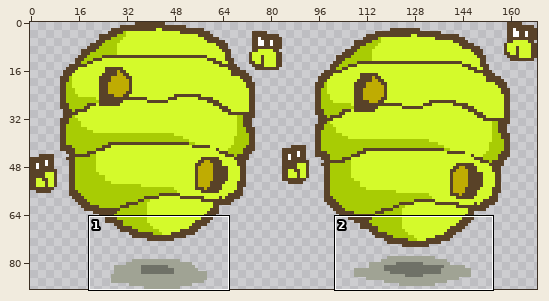
Two versions of one sprite sheet, Unity/Assets/Sprites/beehive.png. Above: a wide view before the commit, with the close-up outlined.
Close-up. Old version:
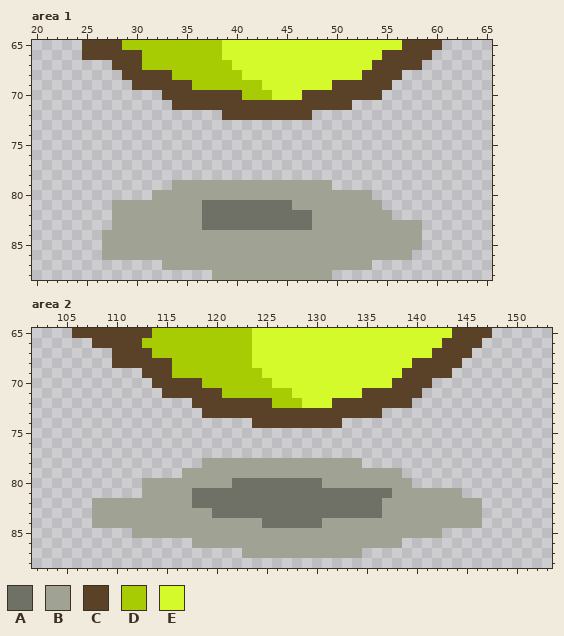
The file is 169x89 pixels. Shown: area 1: x 20..65, y 65..88; area 2: x 102..153, y 65..88.
Palette (. is transparent): A #6f7167  B #a0a394  C #594228  D #a8cc04  E #d4fa2b
Pixels before, area 1, first column x 25:
65 CCCCDDDDDDDDDDEEEEEEEEEEEEEEEEEECCCC
66 CCCCCCDDDDDDDDEEEEEEEEEEEEEEEECCCCC.
67 ...CCCDDDDDDDDDEEEEEEEEEEEEEECCCCC..
68 ....CCCCCDDDDDDDEEEEEEEEEEEECCCC....
69 .....CCCCCCDDDDDDDEEEEEEECCCCCC.....
70 ........CCCCCCCCDDDEEECCCCCCCC......
71 .........CCCCCCCCCCCCCCCCCC.........
72 ..............CCCCCCCCC.............
73 ....................................
74 ....................................
75 ....................................
76 ....................................
77 ....................................
78 ....................................
79 .........BBBBBBBBBBBBBBBB...........
80 .......BBBBBBBBBBBBBBBBBBBBBB.......
81 ...BBBBBBBBBAAAAAAAAABBBBBBBBB......
82 ...BBBBBBBBBAAAAAAAAAAABBBBBBBB.....
83 ...BBBBBBBBBAAAAAAAAAAABBBBBBBBBBB..
84 ..BBBBBBBBBBBBBBBBBBBBBBBBBBBBBBBB..
85 ..BBBBBBBBBBBBBBBBBBBBBBBBBBBBBBBB..
86 ..BBBBBBBBBBBBBBBBBBBBBBBBBBBBBBB...
87 ........BBBBBBBBBBBBBBBBBBBBB.......
88 .............BBBBBBBBBBBB...........
Pixels before, area 2, first column x 106:
65 CCCCCCCCDDDDDDDDDDEEEEEEEEEEEEEEEEEEEECCCC
66 ..CCCCCDDDDDDDDDDDEEEEEEEEEEEEEEEEEEECCCC.
67 ....CCCCDDDDDDDDDDEEEEEEEEEEEEEEEEEECCCC..
68 ....CCCCCCDDDDDDDDEEEEEEEEEEEEEEEECCCCC...
69 .......CCCDDDDDDDDDEEEEEEEEEEEEEECCCCC....
70 ........CCCCCDDDDDDDEEEEEEEEEEEECCCC......
71 .........CCCCCCDDDDDDDEEEEEEECCCCCC.......
72 ............CCCCCCCCDDDEEECCCCCCCC........
73 .............CCCCCCCCCCCCCCCCCC...........
74 ..................CCCCCCCCC...............
75 ..........................................
76 ..........................................
77 ..........................................
78 .............BBBBBBBBBBBBBBBB.............
79 ...........BBBBBBBBBBBBBBBBBBBBBB.........
80 .......BBBBBBBBBAAAAAAAAABBBBBBBBB........
81 .......BBBBBAAAAAAAAAAAAAAAAAAAABBBBBBB...
82 ..BBBBBBBBBBAAAAAAAAAAAAAAAAAAABBBBBBBBBB.
83 ..BBBBBBBBBBBBAAAAAAAAAAAAAAAAABBBBBBBBBB.
84 ..BBBBBBBBBBBBBBBBBAAAAAABBBBBBBBBBBBBBBB.
85 ......BBBBBBBBBBBBBBBBBBBBBBBBBBBBBBB.....
86 ............BBBBBBBBBBBBBBBBBBBBB.........
87 .................BBBBBBBBBBBB.............
New version:
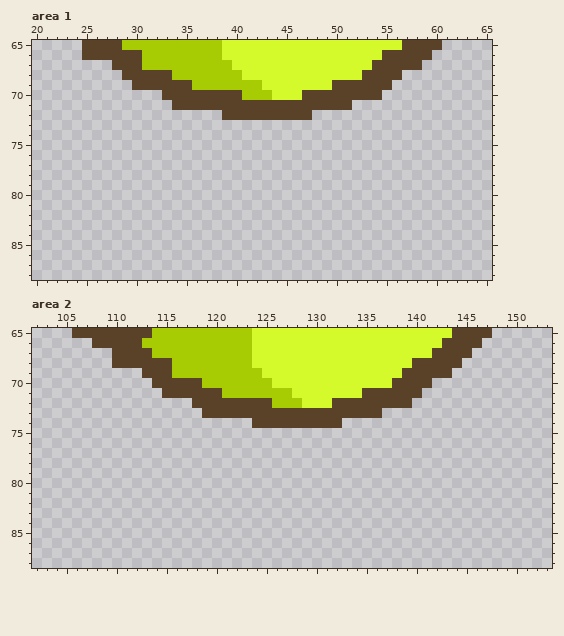
Log entry: Fixed beehive Removed beehive shadow
The exact change:
Area 1:
y 79: x 34..49 BBBBBBBBBBBBBBBB -> ................
y 80: x 32..53 BBBBBBBBBBBBBBBBBBBBBB -> ......................
y 81: x 28..54 BBBBBBBBBAAAAAAAAABBBBBBBBB -> ...........................
y 82: x 28..55 BBBBBBBBBAAAAAAAAAAABBBBBBBB -> ............................
y 83: x 28..58 BBBBBBBBBAAAAAAAAAAABBBBBBBBBBB -> ...............................
y 84..85: x 27..58 BBBBBBBBBBBBBBBBBBBBBBBBBBBBBBBB -> ................................
y 86: x 27..57 BBBBBBBBBBBBBBBBBBBBBBBBBBBBBBB -> ...............................
y 87: x 33..53 BBBBBBBBBBBBBBBBBBBBB -> .....................
y 88: x 38..49 BBBBBBBBBBBB -> ............
Area 2:
y 78: x 119..134 BBBBBBBBBBBBBBBB -> ................
y 79: x 117..138 BBBBBBBBBBBBBBBBBBBBBB -> ......................
y 80: x 113..139 BBBBBBBBBAAAAAAAAABBBBBBBBB -> ...........................
y 81: x 113..144 BBBBBAAAAAAAAAAAAAAAAAAAABBBBBBB -> ................................
y 82: x 108..146 BBBBBBBBBBAAAAAAAAAAAAAAAAAAABBBBBBBBBB -> .......................................
y 83: x 108..146 BBBBBBBBBBBBAAAAAAAAAAAAAAAAABBBBBBBBBB -> .......................................
y 84: x 108..146 BBBBBBBBBBBBBBBBBAAAAAABBBBBBBBBBBBBBBB -> .......................................
y 85: x 112..142 BBBBBBBBBBBBBBBBBBBBBBBBBBBBBBB -> ...............................
y 86: x 118..138 BBBBBBBBBBBBBBBBBBBBB -> .....................
y 87: x 123..134 BBBBBBBBBBBB -> ............
